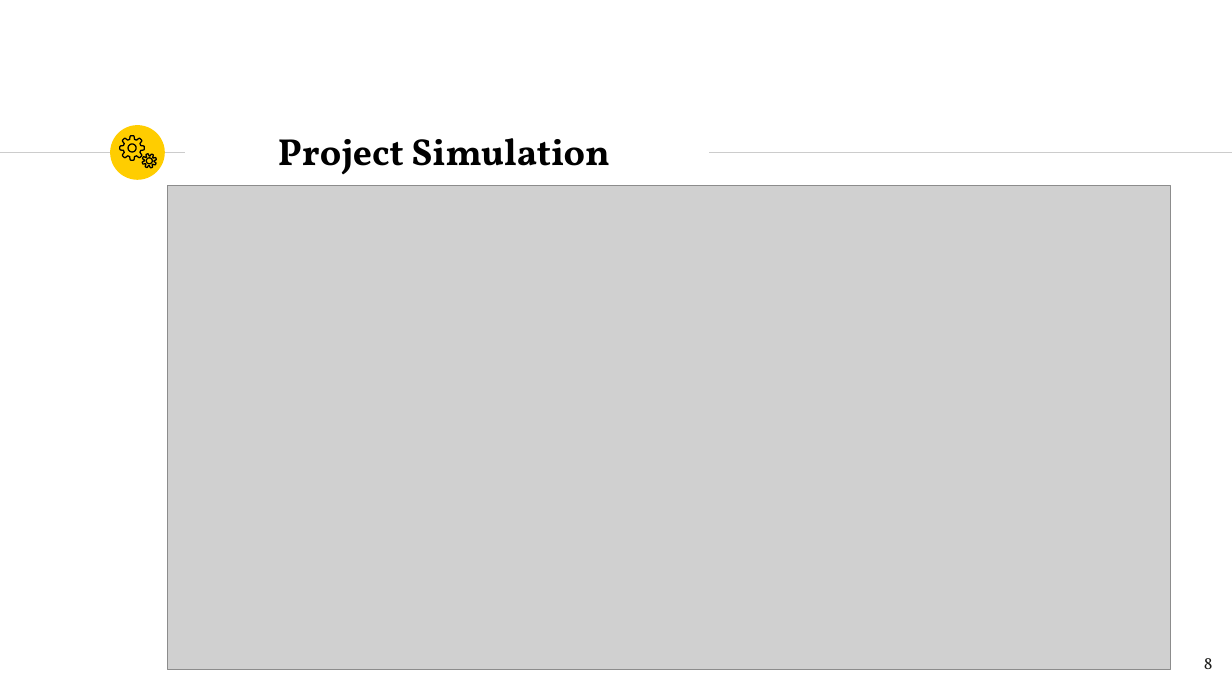
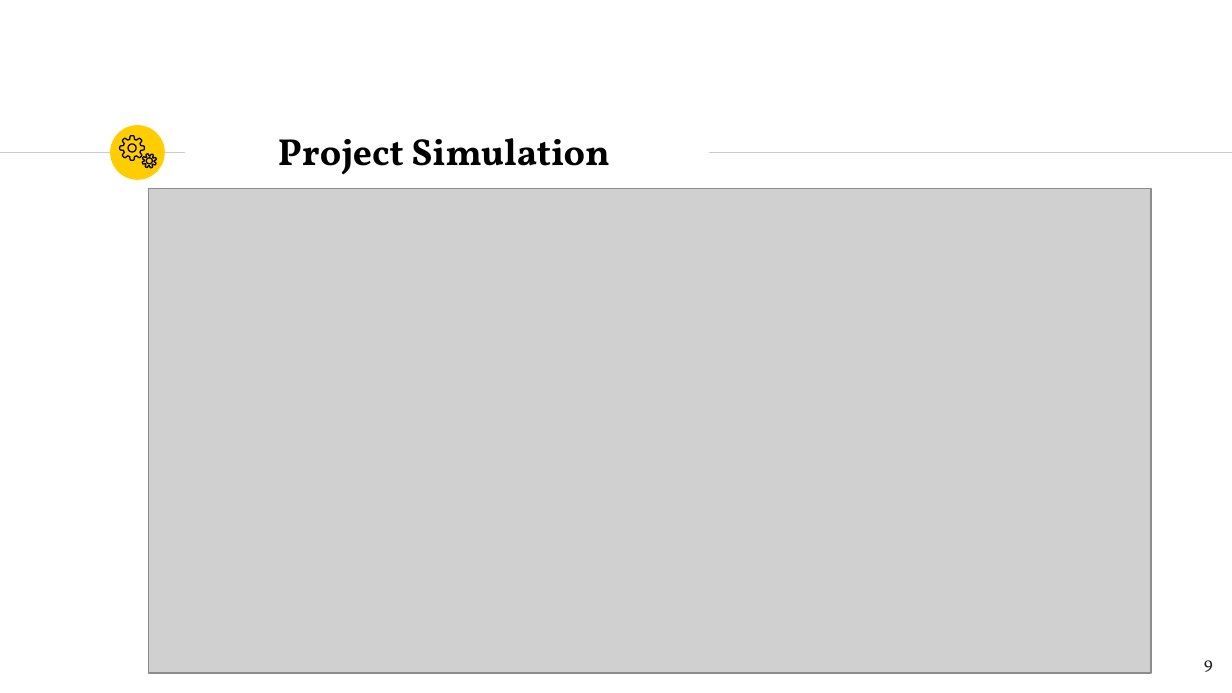
Before and after one commit to alaaelkhateeb/AMITGradProject-GloveForDeaf, a slide deck: slide 9 of presentation.pptx (slide 8 before the commit). Drawn at 1232x693 pixels with LibreOffice and Linux fonts; fonts in the diff are those of the drawing; grey boxes stand for pictures. Boxes give left, top, right and bottom in pixels: in the first picture for what was removed or moved away, otherwise in the second. Text is boxed around its words. In the diff, an @@ line names an element or a change of style, - is before the commit and + after.

```diff
--- a/presentation.pptx
+++ b/presentation.pptx
@@ picture moved from (x1=168, y1=185, x2=1170, y2=669) to (x1=148, y1=188, x2=1151, y2=673) @@
@@ page number at (x1=1204, y1=660, x2=1213, y2=672): text changed @@
-8
+9
```
Also in this commit, not shown: 2 other slides changed, 1 slide added, 6 other files.
